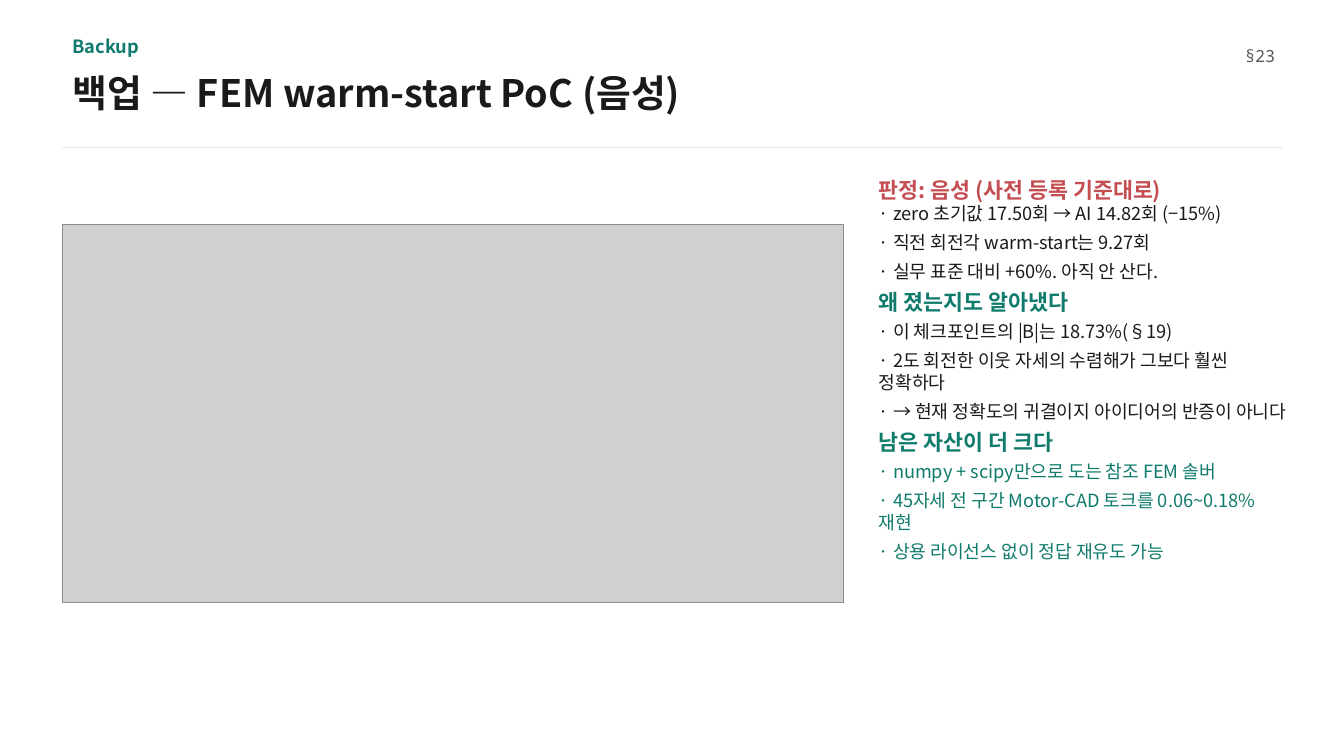
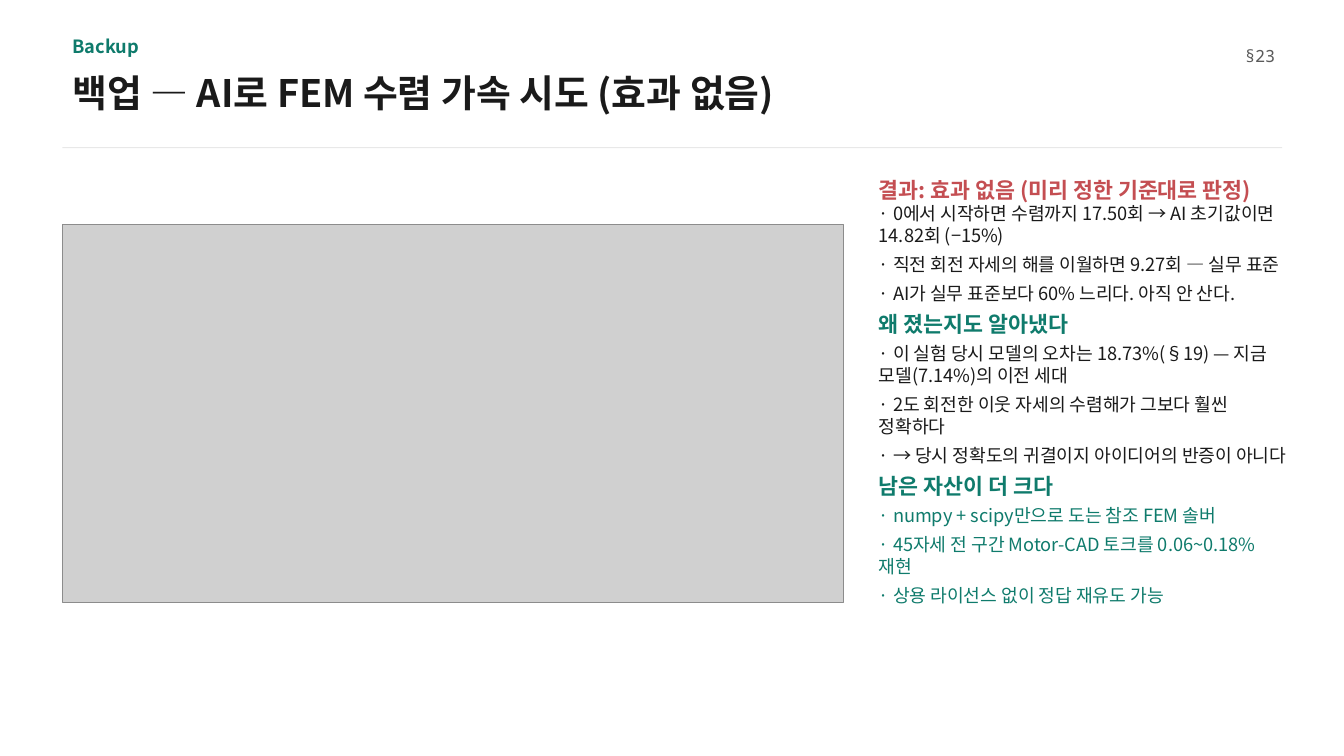
Before and after one commit to enjoyneer87/EveryMotor, a slide deck: slide 14 of results/viz/motorai_seminar_20260807.pptx (slide 13 before the commit). Drawn at 1344x756 pixels with LibreOffice and Linux fonts; fonts in the diff are those of the drawing; grey boxes stand for pictures. Boxes give left, top, right and bottom in pixels: in the first picture for what was removed or moved away, otherwise in the second. Text is boxed around its words. In the diff, an @@ line names an element or a change of style, - is before the commit and + after.

```diff
--- a/results/viz/motorai_seminar_20260807.pptx
+++ b/results/viz/motorai_seminar_20260807.pptx
@@ text at bbox=[72, 75, 774, 115]: text changed @@
-백업 — FEM warm-start PoC (음성)
+백업 — AI로 FEM 수렴 가속 시도 (효과 없음)
@@ text at bbox=[879, 180, 1279, 302]: text changed @@
-판정: 음성 (사전 등록 기준대로)
-· zero 초기값 17.50회 → AI 14.82회 (−15%)
-· 직전 회전각 warm-start는 9.27회
-· 실무 표준 대비 +60%. 아직 안 산다.
+결과: 효과 없음 (미리 정한 기준대로 판정)
+· 0에서 시작하면 수렴까지 17.50회 → AI 초기값이면 14.82회 (−15%)
+· 직전 회전 자세의 해를 이월하면 9.27회 — 실무 표준
+· AI가 실무 표준보다 60% 느리다. 아직 안 산다.
@@ text at bbox=[879, 344, 1267, 386]: text changed @@
-· 이 체크포인트의 |B|는 18.73%(§19)
+· 이 실험 당시 모델의 오차는 18.73%(§19) — 지금 모델(7.14%)의 이전 세대
@@ text at bbox=[915, 447, 1286, 464]: text changed @@
-· → 현재 정확도의 귀결이지 아이디어의 반증이 아니다
+· → 당시 정확도의 귀결이지 아이디어의 반증이 아니다
```
Also in this commit, not shown: 13 other slides changed, 3 slides added, 4 other files.
